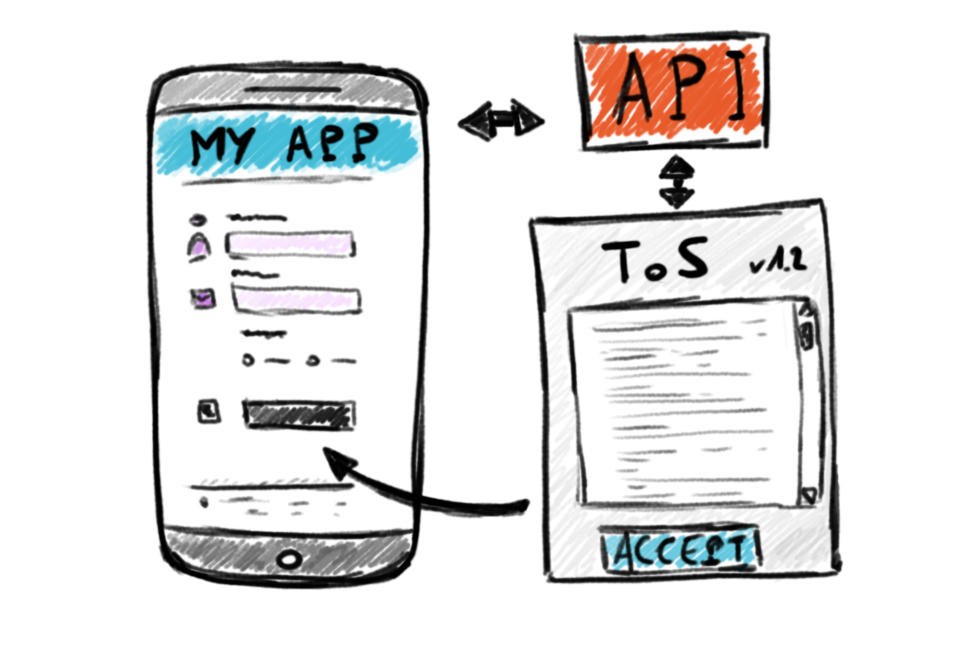
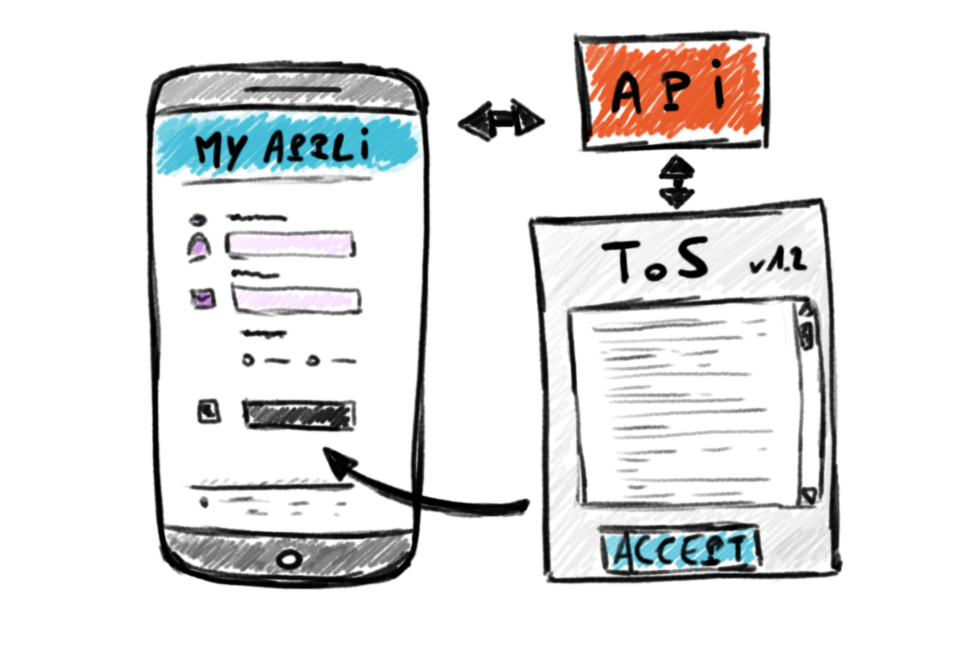
Two versions of the same layered image (980px x 661px). Layer-by-layer changes:
painted on "Calque 1" over [189, 49, 747, 174]
painted on "Calque 2" over [189, 49, 747, 174]
